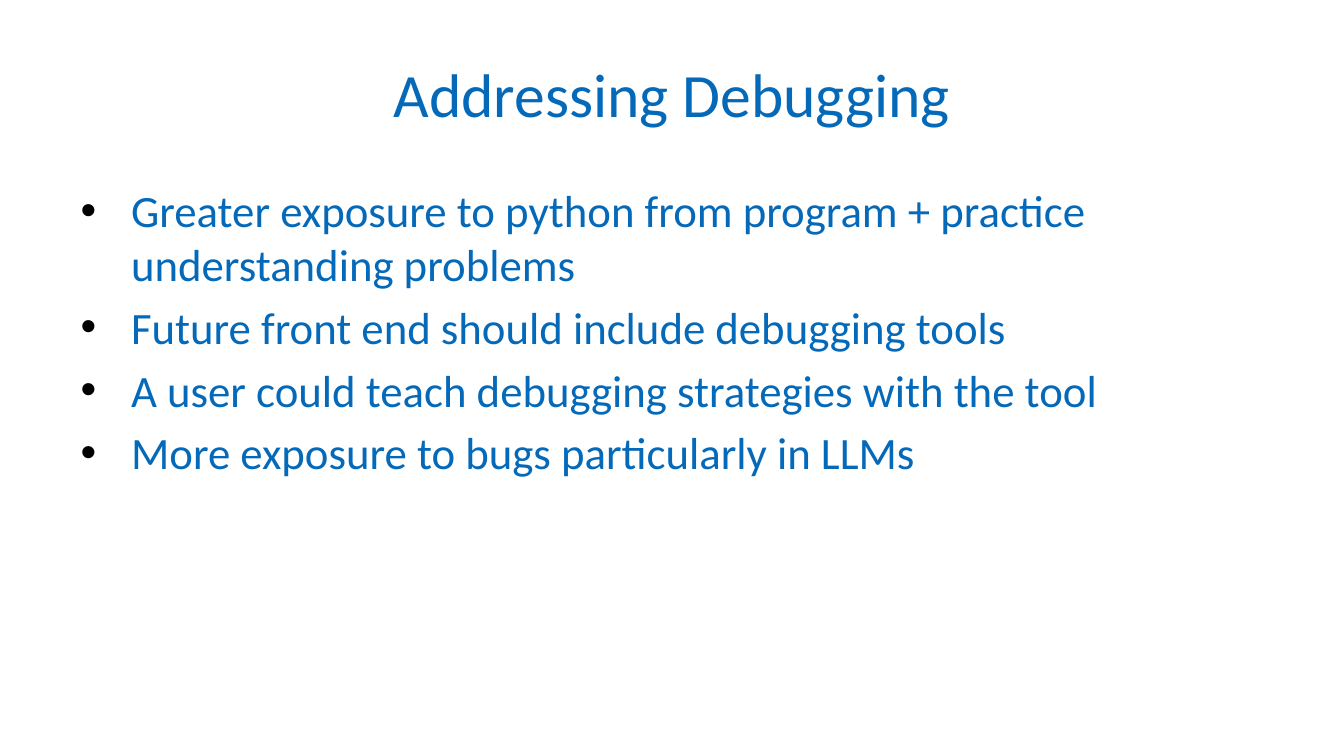
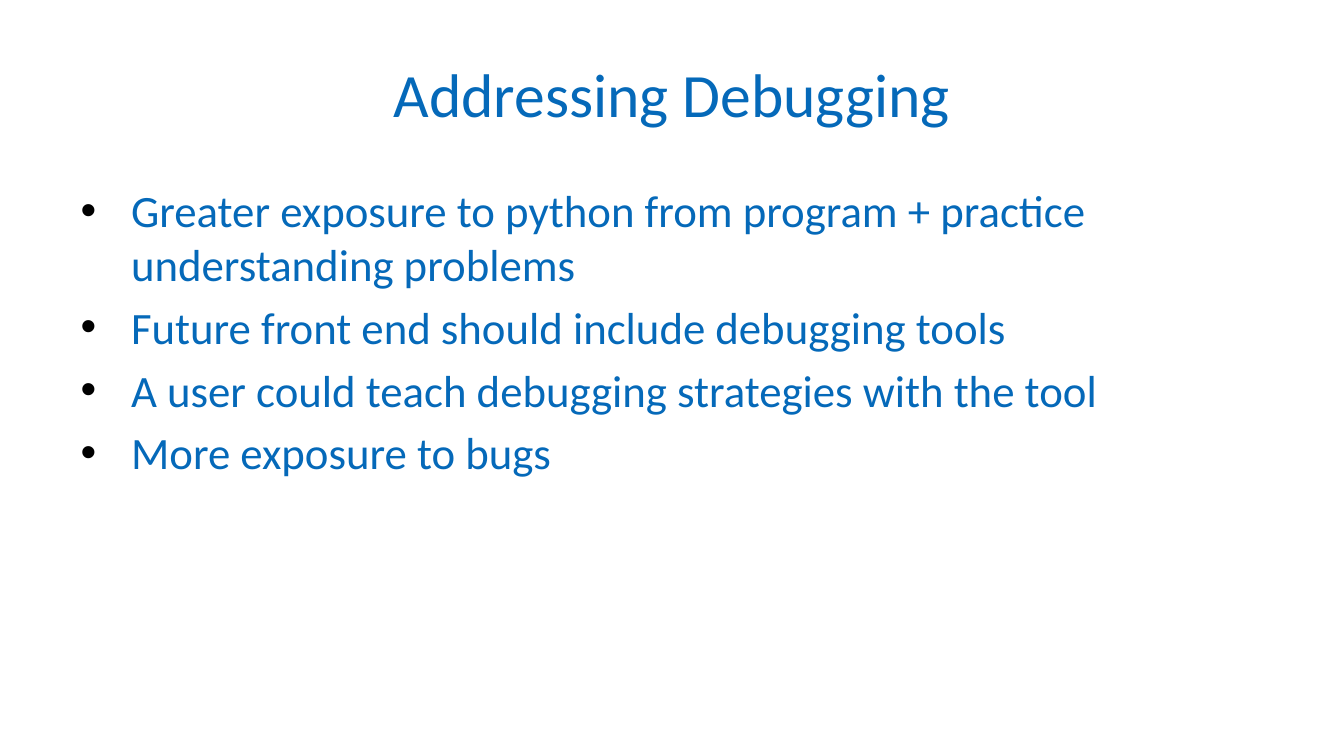
Before and after one commit to Patrick941/MAIProject, a slide deck: slide 6 of Presentation/presentation.odp. Drawn at 1344x756 pixels with LibreOffice and Linux fonts; fonts in the diff are those of the drawing; background and template pictures are left out. Boxes give left, top, right and bottom in pixels: in the first picture for what was removed or moved away, otherwise in the second. Text is boxed around its words. In the diff, an @@ line names an element or a change of style, - is before the commit and + after.

```diff
--- a/Presentation/presentation.odp
+++ b/Presentation/presentation.odp
@@ text at <box>131,438,551,477</box>: text changed @@
-• More exposure to bugs particularly in LLMs
+• More exposure to bugs
```
Also in this commit, not shown: 3 other slides changed, 9 other files.
